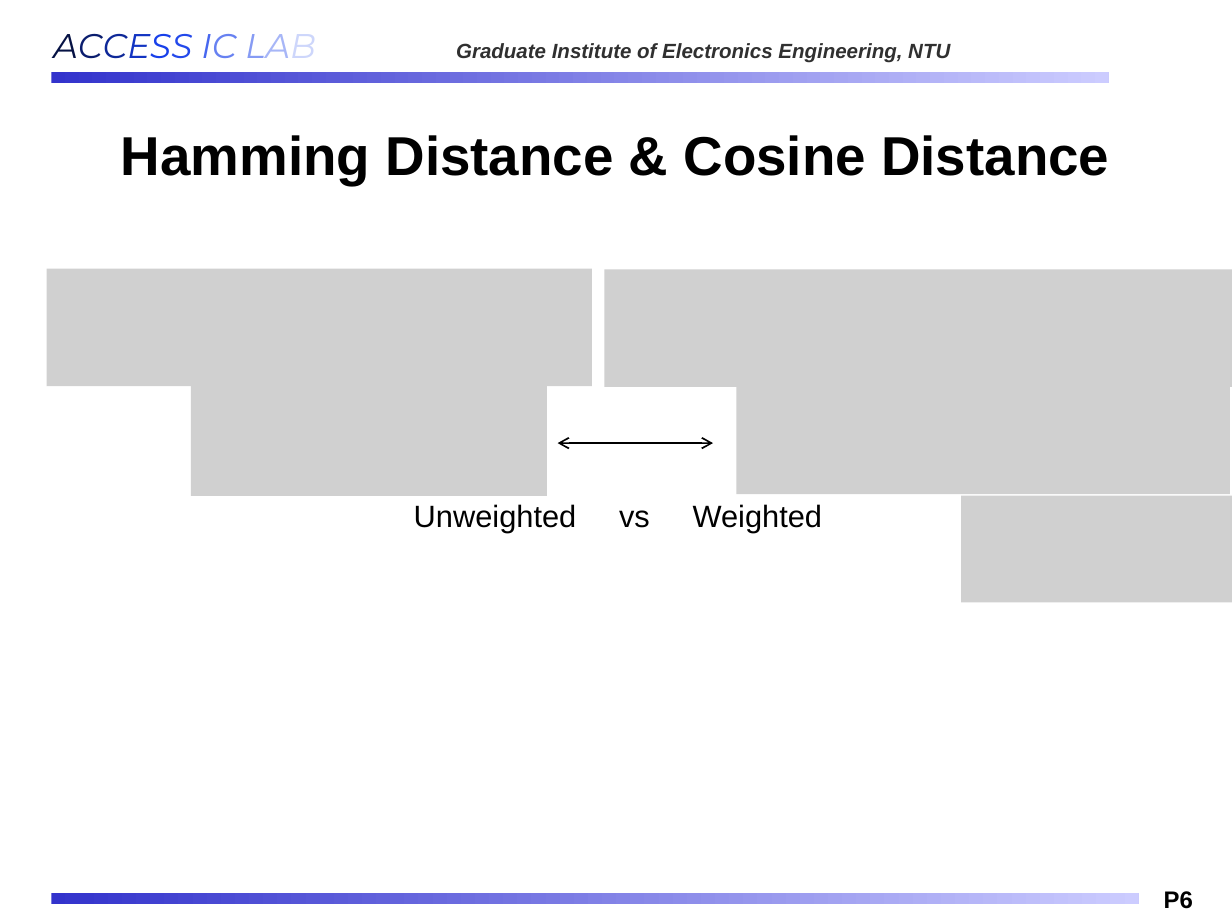
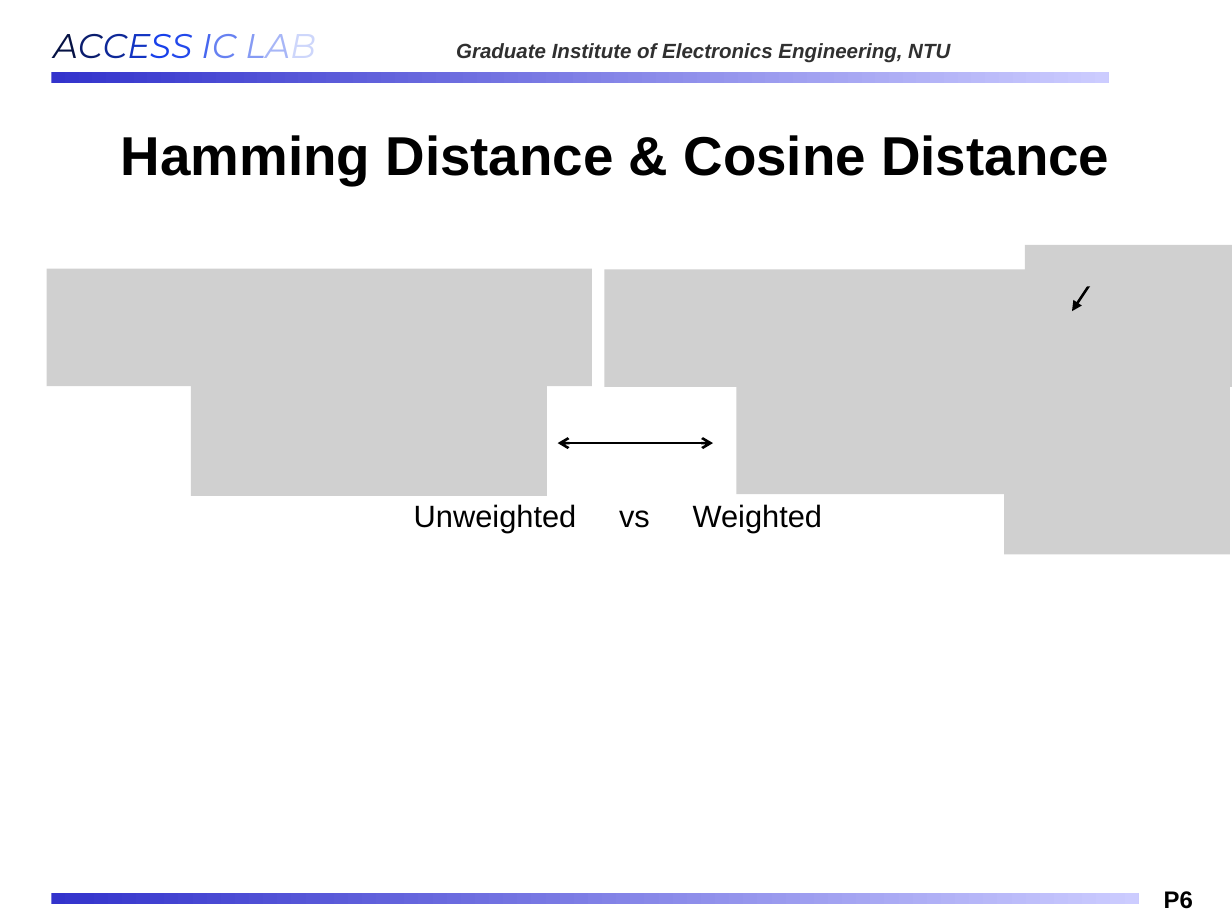
Before and after one commit to Oniontow/AndyWu_Project, a slide deck: slide 6 of ppt_mxic/MXIC_20260309.pptx. Drawn at 1232x924 pixels with LibreOffice and Linux fonts; fonts in the diff are those of the drawing; grey boxes stand for pictures; background and template pictures are left out. Boxes give left, top, right and bottom in pixels: in the first picture for what was removed or moved away, otherwise in the second. Text is boxed around its words. In the diff, an @@ line names an element or a change of style, - is before the commit and + after.

```diff
--- a/ppt_mxic/MXIC_20260309.pptx
+++ b/ppt_mxic/MXIC_20260309.pptx
@@ picture added at box(1025, 245, 1232, 287) @@
@@ arrow added from (1092, 282) to (1072, 312), #000000 1.5 pt @@
@@ double arrow (558, 444) - (713, 444): stroke #000000 1 pt to #000000 1.5 pt @@
@@ picture: place and size @@
-picture at box(961, 495, 1232, 602)
+picture at box(1004, 469, 1230, 556)
```
Also in this commit, not shown: 5 other slides changed.
